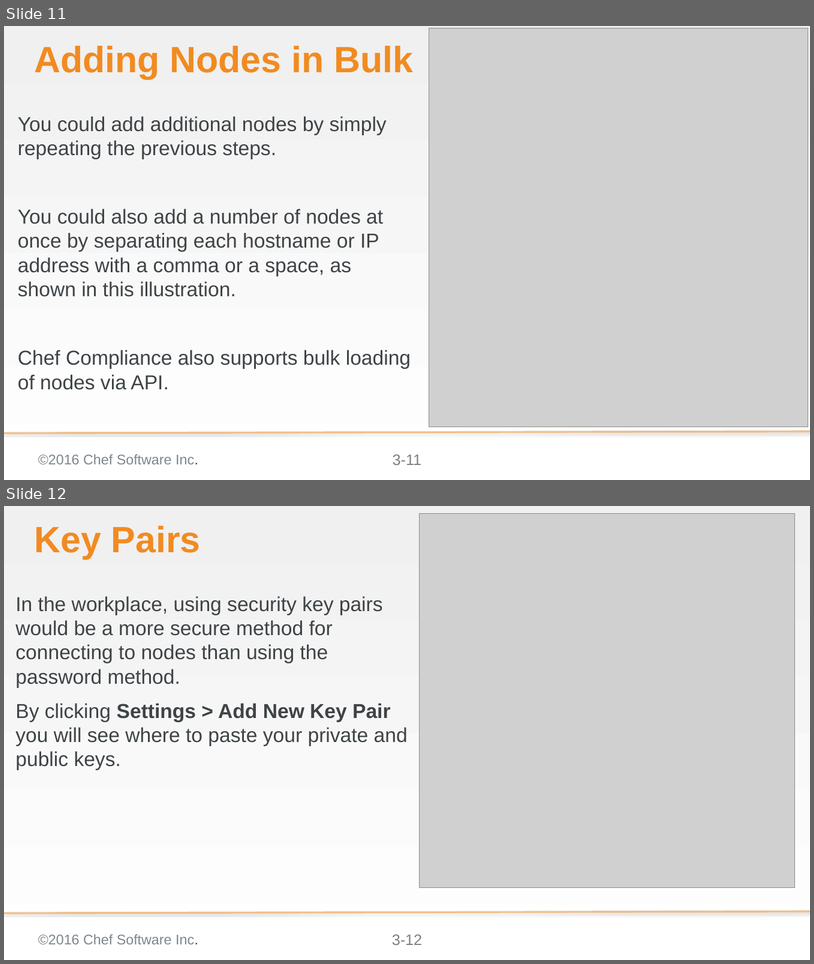
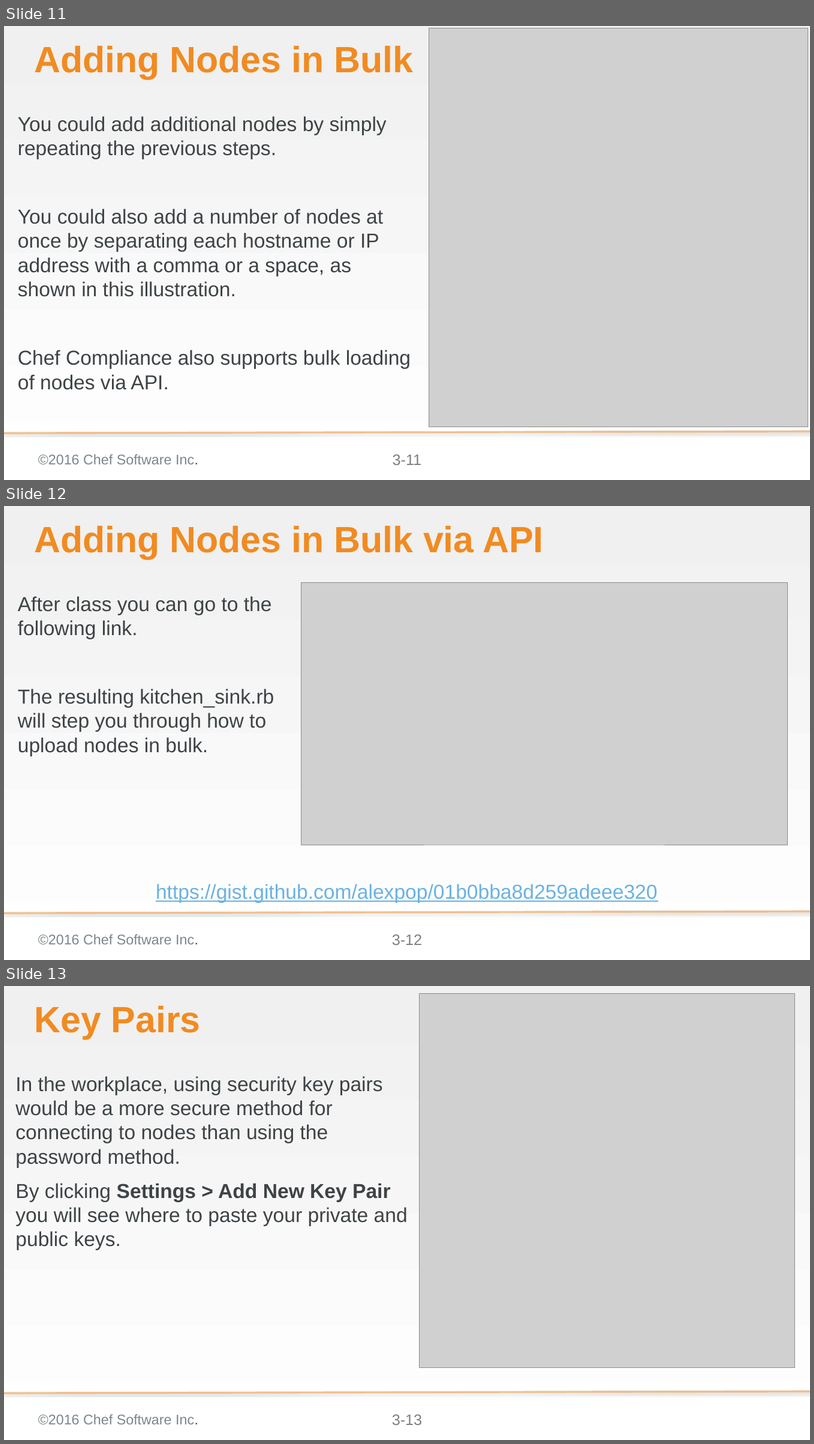
Before and after one commit to bchamby/chef-compliance-installation-configuration-operation, a slide deck: 03-initial-configuration-scans.pptx. Shown one above the other, each under a label of ours: slides 11 and 12 before the commit, slides 11, 12 and 13 after it. The pictures are 814x964 and 814x1444 pixels, drawn with LibreOffice and Linux fonts; fonts in the diff are those of the drawing; grey boxes stand for pictures; background and template pictures are left out. Boxes give left, top, right and bottom in pixels: in the first picture for what was removed or moved away, otherwise in the second. Text is boxed around its words. In the diff, an @@ line names an element or a change of style, - is before the commit and + after.

Commit message:
create Adding Nodes in Bulk via API slide corrected a handlful of typos found during the Beta class

```diff
--- a/03-initial-configuration-scans.pptx
+++ b/03-initial-configuration-scans.pptx
@@ slide 12 added at [4,506,810,960], background gradient #F0F0F0 to #FFFFFF; not listed: 3 template elements that a slide beside it also shows @@
@@ title added at [34,526,543,559], 58 pt, text #F18B21, bold @@
+Adding Nodes in Bulk via API
@@ picture added at [302,583,788,844] @@
@@ text added at [18,596,274,756], 32 pt, text #3E4346 @@
+After class you can go to the following link.
+The resulting kitchen_sink.rb will step you through how to upload nodes in bulk.
@@ text added at [156,883,658,903], 32 pt, text #6BB2E2, underline @@
+https://gist.github.com/alexpop/01b0bba8d259adeee320
@@ what was slide 12 is now slide 13 @@
@@ page number at [392,1414,422,1425]: text changed @@
-3-12
+3-13
```
Also in this commit, not shown: 11 slides changed.
